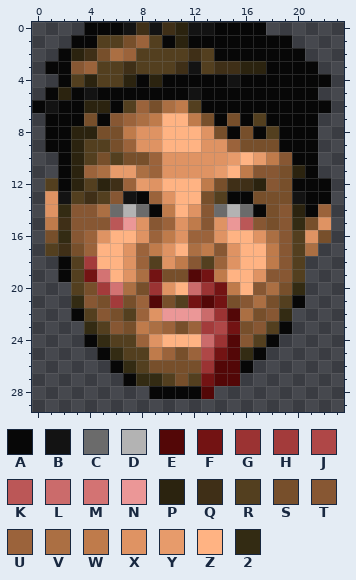
Pixel-art sprite -- graphics/stfst20.png. The picture above is the old version.
The file is 24x30 pixels.
Palette (. is transparent): A #070707  B #131313  C #6b6b6b  D #b3b3b3  E #530707  F #731313  G #9b3333  H #a33b3b  J #af4747  K #bb5757  L #cb6b6b  M #d37373  N #eb9797  P #2b230f  Q #3f2f17  R #533f1f  S #774f2b  T #875733  U #9b633b  V #ab6f43  W #bf7b4b  X #df9363  Y #e79b6b  Z #ffb383  2 #332b13
Pixels before, first column x 0:
 0 ....AAABQBQPBBAAAA.....
 1 ...AARRSURAPAAAAAAAA...
 2 ..APQSVURRRRQRAAAAAAA..
 3 .AATURRQRRRQBRQQPPAAAA.
 4 ..ARPRRPAPAAAAABAAAAAAA
 5 .APABAAAAAAABAAAAAAAAA.
 6 ABAAPPARUSVWRAAAAAAAAAA
 7 .AAASATUVWZZWSASARAAAA.
 8 .AAPPSSWXXZZZXSASARAAA.
 9 .AAPRRSUXXZZZXXUSSSAAA.
10 ..APRSRSSUXXXXXYZYWTAA.
11 ..APUVYYVUXXXXYZWTTSPA.
12 .RAPRPQUYXZZZWSQQPTSAAA
13 .XBRQRTBAUXZZSRAASSSBAA
14 .X2TTVCDCAWZXTCDCASTPAU
15 .WQTTTKNXTUXWTXNKTST2SX
16 .S2TUXZZXUWXUUXZZXVTRXS
17 .RQSUZZXUWXZVWTXZZWTRV.
18 ..ARHZZXURXWTRUXZZWTR..
19 ..ARFMZXVFSSEFWZZXTTR..
20 ...RSHMVSGXZLGFWZTVS2..
21 ...2TSHSUESRFEFSTVSRA..
22 ...ARTSRUXNNNLGEVST2...
23 ....2RTSWVUSUHJFSTRA...
24 ....A2RRUXZZZLGETRA....
25 .....A2RRWUSUJFE2A.....
26 ......A2RSSSSGEEA......
27 .......A22RSRFEE.......
28 .........AAAAE.........
And afterwards:
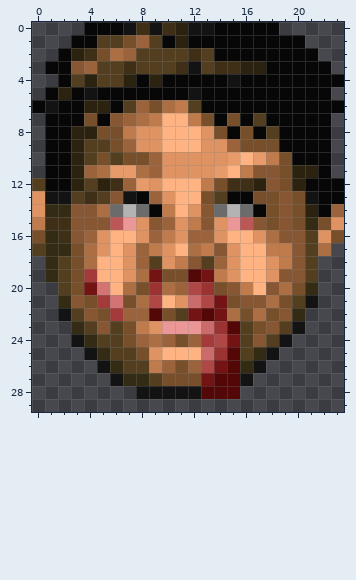
Edits made:
Changed rows in their new state; - is an unchanged pixel.
first column x 0:
 0 ------------------A-----
 1 --------------------A---
 2 ---------------------A--
 3 ----------------------A-
 4 -----------------------A
 5 ----------------------A-
 6 -----------------------A
 7 ----------------------A-
 8 ----------------------A-
 9 ----------------------A-
10 -A-----------------S--A-
11 -A-------------------PA-
12 RA------------------P--A
13 XB-----------------TSB-A
14 X2------------------SPAU
15 WQ------------------S2SX
16 S2Q-----------------TRXS
17 R22-VX-------------WTRV-
18 -2RSV-------------XWTR--
19 -2RSHZ---------X-ZX-TR--
20 --RSFMZ---VUJ-STWZTVS2--
21 --2TSHM-VJZXLJ---TVSRB--
22 --BRTSHU-ESRFEFVSVST2---
23 ---2RTR--XNNNLGERSTRB---
24 ---B2R-S-VUSUHJFRTRB----
25 ----B2R-SXZZZLG-R2B-----
26 -----B2R-WU-UJF-2B------
27 ------B2-RS-S---B-------
28 --------BBBBB-EE--------
Boxes around the changes in both pictures, in picture pixels (x1, y1, x2, y2):
changed: (32, 22, 344, 399)
